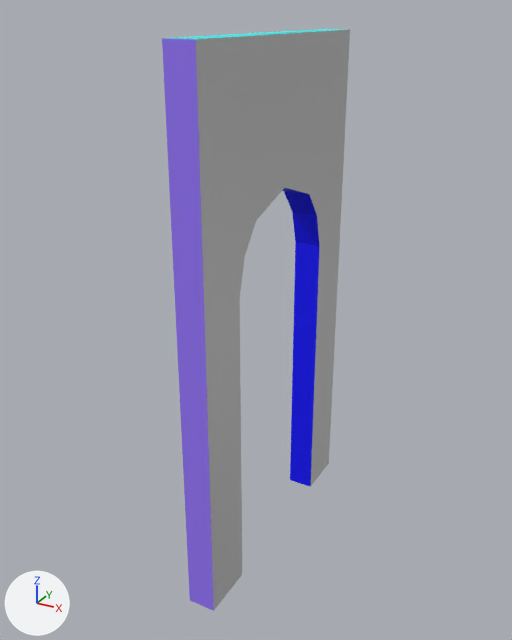
Renders of the FBX model Assets/_Project/3D Assets/Import_Models/ModularElements/Wall/Mesh_Wall_08.FBX from each side of a commit.
One viewpoint serves both versions: a 50 mm lens placed at (2.25, -3.12, 3.84), pointed at (0.02, 0.94, 1.81). Lighting does not change. The marker at lower left points along +X, +Y and +Z. Where no turn or scale is listed for an object, it has been applied to the vertices.

In view in the first picture: 'Mesh_Wall_08'.
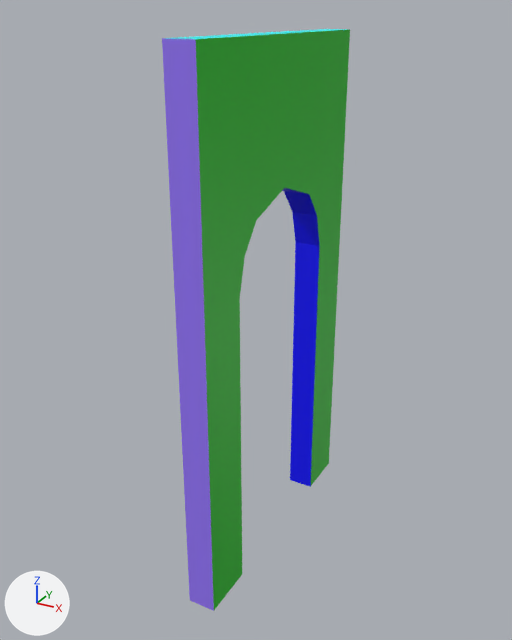
Pixel boxes [x1, y1, x2, y2] of what changed, in the pictures (512 x 640 px):
'Mesh_Wall_08', recoloured (grey to green)
    both: [193, 29, 350, 611]

What the commit changed:
Material 'M_Color01' (mat_m_color01) changes colour from grey #bcbcbc to green #00bb00; in linear values from (0.5, 0.5, 0.5) to (0.0, 0.494, 0.0).
